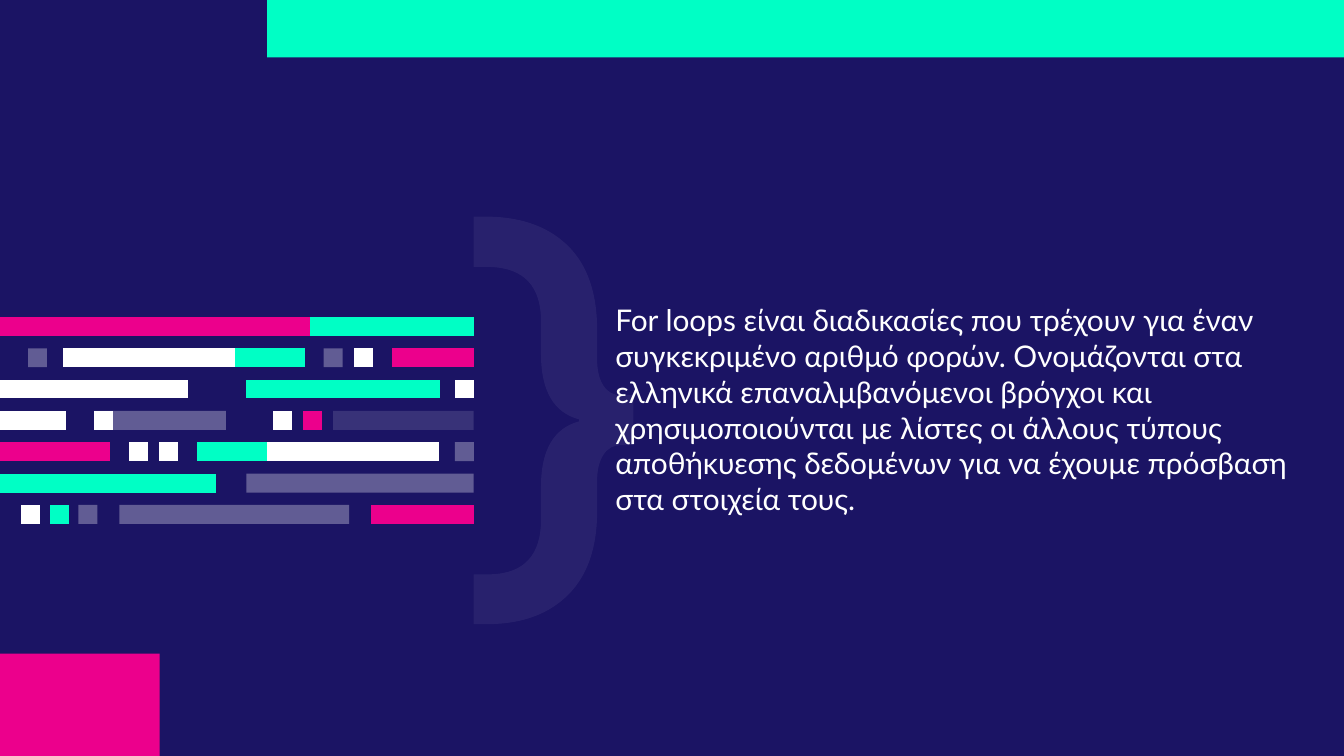
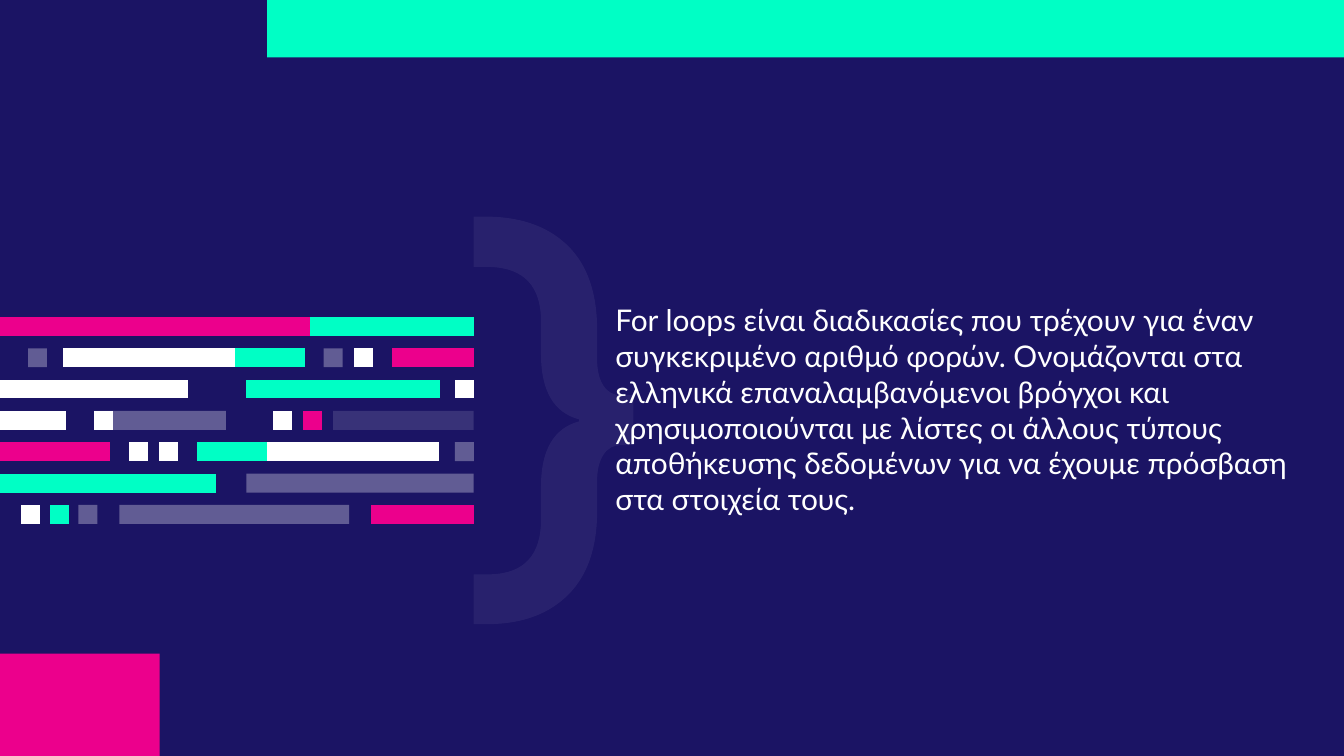
Before and after one commit to deepblue597/python_tutorial, a slide deck: slide 14 of lesson 2/Lesson 2 Python.pptx. Drawn at 1344x756 pixels with LibreOffice and Linux fonts; fonts in the diff are those of the drawing. Boxes give left, top, right and bottom in pixels: in the first picture for what was removed or moved away, otherwise in the second. Text is boxed around its words. In the diff, an @@ line names an element or a change of style, - is before the commit and + after.

```diff
--- a/lesson 2/Lesson 2 Python.pptx
+++ b/lesson 2/Lesson 2 Python.pptx
@@ text at (615, 308, 1287, 516): text changed @@
-For loops είναι διαδικασίες που τρέχουν για έναν συγκεκριμένο αριθμό φορών. Ονομάζονται στα ελληνικά επαναλμβανόμενοι βρόγχοι και χρησιμοποιούνται με λίστες οι άλλους τύπους αποθήκυεσης δεδομένων για να έχουμε πρόσβαση στα στοιχεία τους.
+For loops είναι διαδικασίες που τρέχουν για έναν συγκεκριμένο αριθμό φορών. Ονομάζονται στα ελληνικά επαναλαμβανόμενοι βρόγχοι και χρησιμοποιούνται με λίστες οι άλλους τύπους αποθήκευσης δεδομένων για να έχουμε πρόσβαση στα στοιχεία τους.
```
Also in this commit, not shown: 3 other slides changed, 5 slides added, 5 slides removed.
